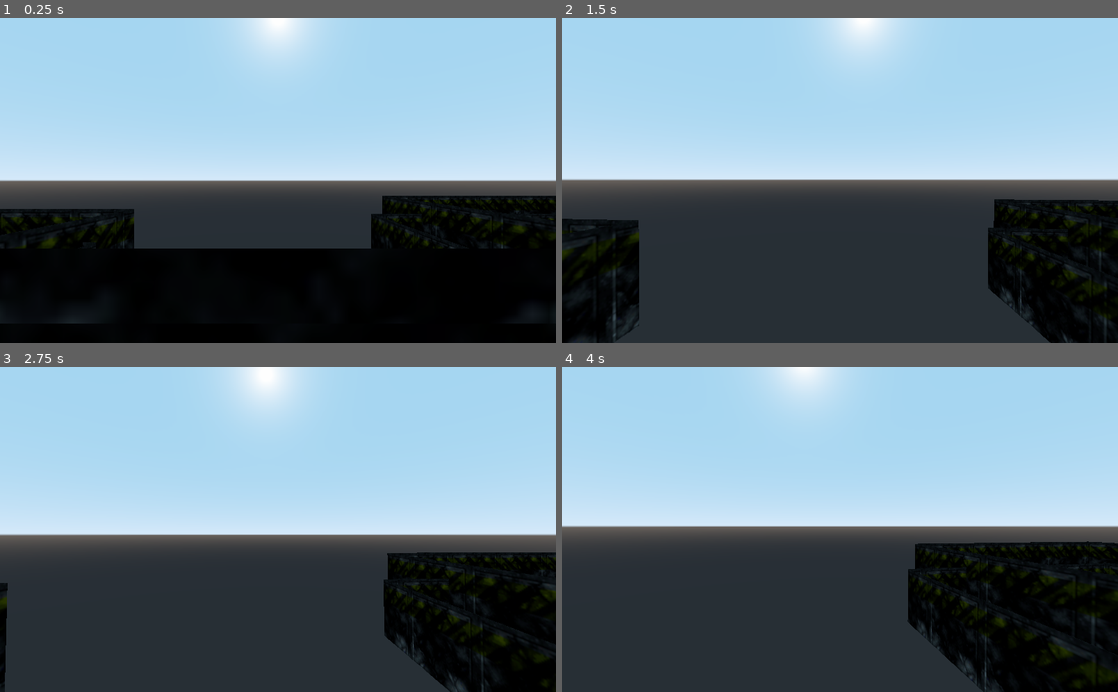
Above: before the commit, frames 1-4 (two rows, left to right).
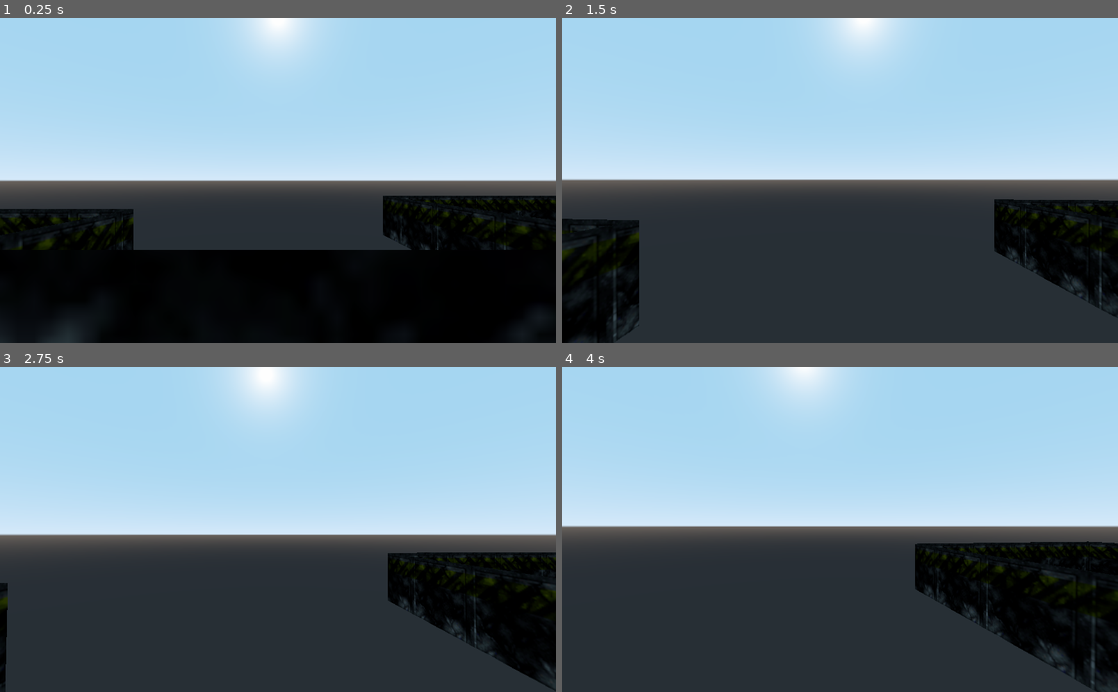
Above: after the commit, the same moments.

Repository: Aureonn/doomclone-REAL
Game: Godot game, scene res://Scenes/World.tscn
Same seed, same stepped clock (60 frames per second), same inputs: the game is played once before the commit and once after it. The project has no main scene, so this scene is started directly.
Inputs (mouse positions are in pixels of both pictures, inside the frame that each line leads up to):
- Up to frame 1 (0.25 s): no input
- Up to frame 2 (1.5 s): tap Enter at 0.5 s; move the mouse to (867, 180) at 0.52 s; hold W (move_forward) from 0.53 s (still down); move the mouse to (812, 180) at 1.27 s
- Up to frame 3 (2.75 s): keep holding W (move_forward); move the mouse to (289, 523) at 2.02 s
- Up to frame 4 (4 s): keep holding W (move_forward); move the mouse to (834, 536) at 2.77 s; move the mouse to (878, 532) at 3.52 s

The runs differ from the first frame. In frame 1, 1.5% of the frame differs, in the area x 0-100%, y 54-100%; in frame 2, 4.0%; in frame 3, 4.1%; in frame 4, 5.2%, in the area x 62-100%, y 54-100%.

Commit message:
started enemy ai
9:05 video 5

Diff:
--- /dev/null
+++ b/Scenes/AnimatedSprite3D.gd
@@ -0,0 +1,16 @@
+extends AnimatedSprite3D
+
+
+# Declare member variables here. Examples:
+# var a = 2
+# var b = "text"
+
+
+# Called when the node enters the scene tree for the first time.
+func _ready():
+	pass # Replace with function body.
+
+
+# Called every frame. 'delta' is the elapsed time since the previous frame.
+#func _process(delta):
+#	pass
--- /dev/null
+++ b/Scenes/EnemyBasicGrunt.tscn
@@ -0,0 +1,78 @@
+[gd_scene load_steps=28 format=2]
+
+[ext_resource path="res://Sprite/FBI Grunt/SPRITES/elite1.png" type="Texture" id=1]
+[ext_resource path="res://Sprite/FBI Grunt/SPRITES/elitg1.png" type="Texture" id=2]
+[ext_resource path="res://Sprite/FBI Grunt/SPRITES/elith1.png" type="Texture" id=3]
+[ext_resource path="res://Sprite/FBI Grunt/SPRITES/elitk0.png" type="Texture" id=4]
+[ext_resource path="res://Sprite/FBI Grunt/SPRITES/elitm0.png" type="Texture" id=5]
+[ext_resource path="res://Sprite/FBI Grunt/SPRITES/elita1.png" type="Texture" id=6]
+[ext_resource path="res://Sprite/FBI Grunt/SPRITES/elitc1.png" type="Texture" id=7]
+[ext_resource path="res://Sprite/FBI Grunt/SPRITES/elitb1.png" type="Texture" id=8]
+[ext_resource path="res://Sprite/FBI Grunt/SPRITES/elitd1.png" type="Texture" id=9]
+[ext_resource path="res://Sprite/FBI Grunt/SPRITES/elitl0.png" type="Texture" id=10]
+[ext_resource path="res://Sprite/FBI Grunt/SPRITES/elito0.png" type="Texture" id=11]
+[ext_resource path="res://Sprite/FBI Grunt/SPRITES/elitp0.png" type="Texture" id=12]
+[ext_resource path="res://Sprite/FBI Grunt/SPRITES/elitn0.png" type="Texture" id=13]
+[ext_resource path="res://Sprite/FBI Grunt/SPRITES/elitr0.png" type="Texture" id=14]
+[ext_resource path="res://Sprite/FBI Grunt/SPRITES/elitq0.png" type="Texture" id=15]
+[ext_resource path="res://Sprite/FBI Grunt/SPRITES/bxdte0.png" type="Texture" id=16]
+[ext_resource path="res://Sprite/FBI Grunt/SPRITES/bxdtb0.png" type="Texture" id=17]
+[ext_resource path="res://Sprite/FBI Grunt/SPRITES/bxdti0.png" type="Texture" id=18]
+[ext_resource path="res://Sprite/FBI Grunt/SPRITES/bxdth0.png" type="Texture" id=19]
+[ext_resource path="res://Sprite/FBI Grunt/SPRITES/bxdtf0.png" type="Texture" id=20]
+[ext_resource path="res://Sprite/FBI Grunt/SPRITES/bxdtg0.png" type="Texture" id=21]
+[ext_resource path="res://Sprite/FBI Grunt/SPRITES/bxdta0.png" type="Texture" id=22]
+[ext_resource path="res://Sprite/FBI Grunt/SPRITES/bxdtc0.png" type="Texture" id=23]
+[ext_resource path="res://Sprite/FBI Grunt/SPRITES/bxdtd0.png" type="Texture" id=24]
+[ext_resource path="res://Scenes/AnimatedSprite3D.gd" type="Script" id=25]
+
+[sub_resource type="CapsuleShape" id=1]
+radius = 0.5
+
+[sub_resource type="SpriteFrames" id=2]
+animations = [ {
+"frames": [ ExtResource( 1 ) ],
+"loop": true,
+"name": "idle",
+"speed": 5.0
+}, {
+"frames": [ ExtResource( 10 ), ExtResource( 5 ), ExtResource( 13 ), ExtResource( 11 ), ExtResource( 12 ), ExtResource( 15 ), ExtResource( 14 ) ],
+"loop": true,
+"name": "die",
+"speed": 5.0
+}, {
+"frames": [ ExtResource( 2 ), ExtResource( 3 ) ],
+"loop": true,
+"name": "shoot",
+"speed": 5.0
+}, {
+"frames": [ ExtResource( 22 ), ExtResource( 17 ), ExtResource( 23 ), ExtResource( 24 ), ExtResource( 16 ), ExtResource( 20 ), ExtResource( 21 ), ExtResource( 19 ), ExtResource( 18 ) ],
+"loop": true,
+"name": "explode",
+"speed": 5.0
+}, {
+"frames": [ ExtResource( 6 ), ExtResource( 8 ), ExtResource( 7 ), ExtResource( 9 ) ],
+"loop": true,
+"name": "walk",
+"speed": 5.0
+}, {
+"frames": [ ExtResource( 4 ), ExtResource( 4 ) ],
+"loop": true,
+"name": "hit",
+"speed": 5.0
+} ]
+
+[node name="EnemyBasicGrunt" type="KinematicBody"]
+
+[node name="CollisionShape" type="CollisionShape" parent="."]
+transform = Transform( 1, 0, 0, 0, -4.37114e-08, -1, 0, 1, -4.37114e-08, 0, 0, 0 )
+shape = SubResource( 1 )
+
+[node name="AnimatedSprite3D" type="AnimatedSprite3D" parent="."]
+frames = SubResource( 2 )
+animation = "hit"
+script = ExtResource( 25 )
+
+[node name="RayCast" type="RayCast" parent="."]
+
+[node name="Timer" type="Timer" parent="."]
--- a/Scenes/Player.tscn
+++ b/Scenes/Player.tscn
@@ -9,7 +9,7 @@
 [sub_resource type="BoxShape" id=2]
 extents = Vector3( 0.351093, 0.146114, 0.320553 )
 
-[node name="Player" type="KinematicBody"]
+[node name="Player" type="KinematicBody" groups=["Player"]]
 script = ExtResource( 1 )
 
 [node name="BodyHitbox" type="CollisionShape" parent="."]
--- a/Scenes/testlevelforDoom.tscn
+++ b/Scenes/testlevelforDoom.tscn
@@ -40,13 +40,13 @@
 
 [node name="testlevelforDoom" instance=ExtResource( 1 )]
 
-[node name="Navigation" type="Navigation" parent="." index="0"]
+[node name="Navigation" type="Navigation" parent="." index="0" groups=["NavMesh"]]
 
 [node name="NavigationMeshInstance" type="NavigationMeshInstance" parent="Navigation" index="0"]
 navmesh = SubResource( 4 )
 
 [node name="Plane" type="MeshInstance" parent="Navigation/NavigationMeshInstance" index="0"]
-transform = Transform( 1.3, 0, 0, 0, 1.3, 0, 0, 0, 1.4, 0, 0, 0 )
+transform = Transform( 1.3, 0, 0, 0, 1.3, 0, 0, 0, 1.4, 0.0110092, 0.12101, 0.0910149 )
 mesh = SubResource( 1 )
 skeleton = NodePath("../../..")
 material/0 = null
@@ -56,3 +56,6 @@
 
 [node name="CollisionShape" type="CollisionShape" parent="Navigation/NavigationMeshInstance/Plane/StaticBody" index="0"]
 shape = SubResource( 3 )
+
+[node name="Plane" parent="." index="1"]
+visible = false
Binary file added: Sprite/FBI Grunt/SPRITES/bxd2a0.png
Not shown, added: Sprite/FBI Grunt/SPRITES/bxd2a0.png.import
Binary file added: Sprite/FBI Grunt/SPRITES/bxd2b0.png
Not shown, added: Sprite/FBI Grunt/SPRITES/bxd2b0.png.import
Binary file added: Sprite/FBI Grunt/SPRITES/bxd2c0.png
Not shown, added: Sprite/FBI Grunt/SPRITES/bxd2c0.png.import
Binary file added: Sprite/FBI Grunt/SPRITES/bxd2d0.png
Not shown, added: Sprite/FBI Grunt/SPRITES/bxd2d0.png.import
Binary file added: Sprite/FBI Grunt/SPRITES/bxd2e0.png
Not shown, added: Sprite/FBI Grunt/SPRITES/bxd2e0.png.import
Binary file added: Sprite/FBI Grunt/SPRITES/bxd2f0.png
Not shown, added: Sprite/FBI Grunt/SPRITES/bxd2f0.png.import
(and 318 more such lines)
